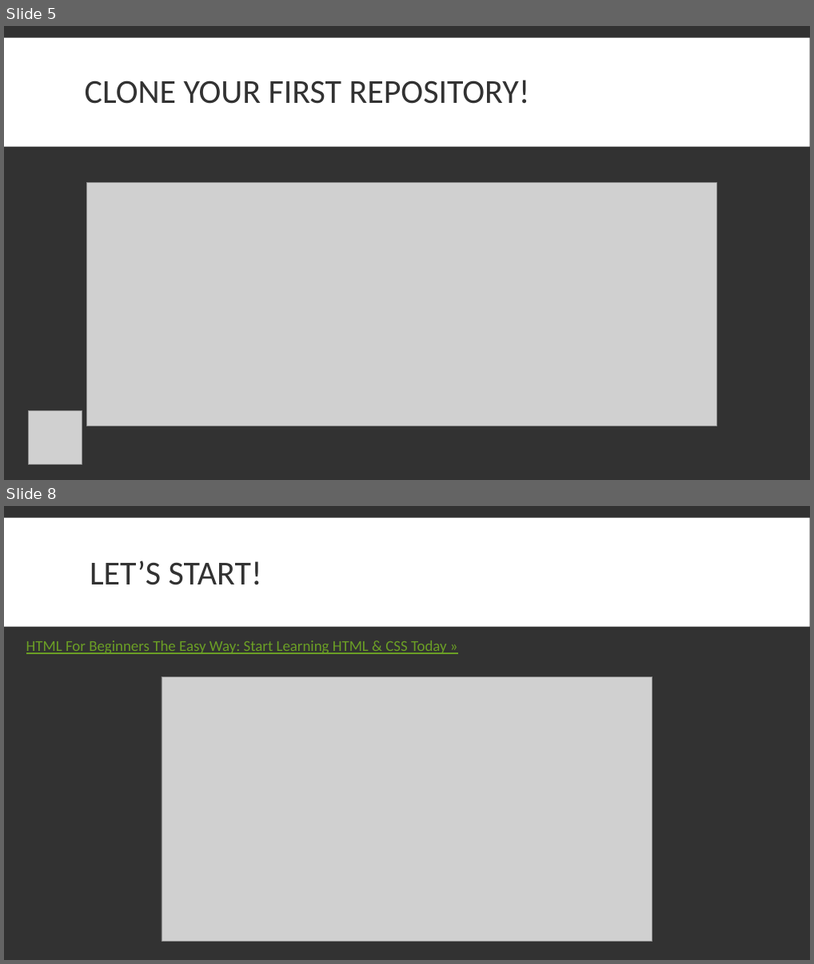
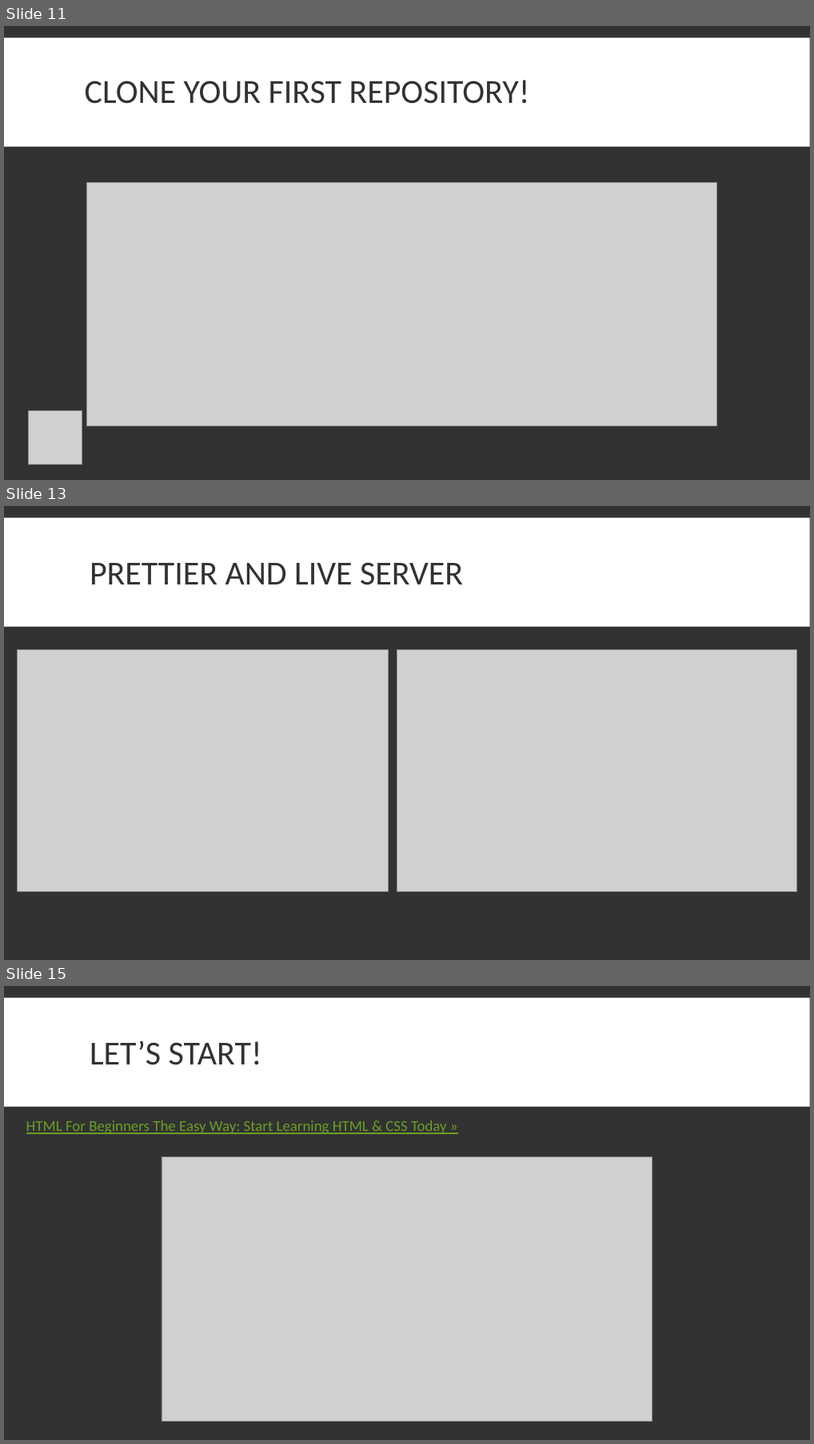
Before and after one commit to UT-ACM-Student-Chapter/Front-end-1402-course, a slide deck: S1/codes/Hypertextmarkuplanguage.pptx. Shown one above the other, each under a label of ours: slides 5 and 8 before the commit, slides 11, 13 and 15 after it; the slides between them are not shown. The pictures are 814x964 and 814x1444 pixels, drawn with LibreOffice and Linux fonts; fonts in the diff are those of the drawing; grey boxes stand for pictures. Boxes give left, top, right and bottom in pixels: in the first picture for what was removed or moved away, otherwise in the second. Text is boxed around its words. In the diff, an @@ line names an element or a change of style, - is before the commit and + after.

```diff
--- a/S1/codes/Hypertextmarkuplanguage.pptx
+++ b/S1/codes/Hypertextmarkuplanguage.pptx
@@ slide 13 added at [4,506,810,960], background #323232; not listed: 1 template element that a slide beside it also shows @@
@@ title added at [90,562,463,585], 40 pt, text #323232 @@
+PRETTIER AND LIVE SERVER
@@ picture added at [18,650,389,891] @@
@@ picture added at [398,650,798,891] @@
@@ what was slide 5 is now slide 11 @@
@@ what was slide 8 is now slide 15 @@
```
Also in this commit, not shown: 4 slides changed, 7 other slides added.
